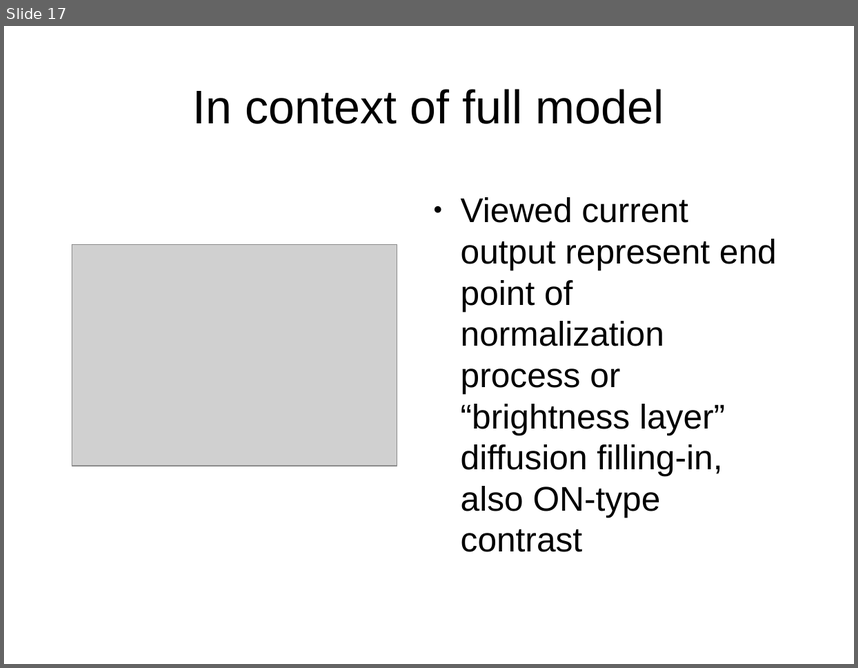
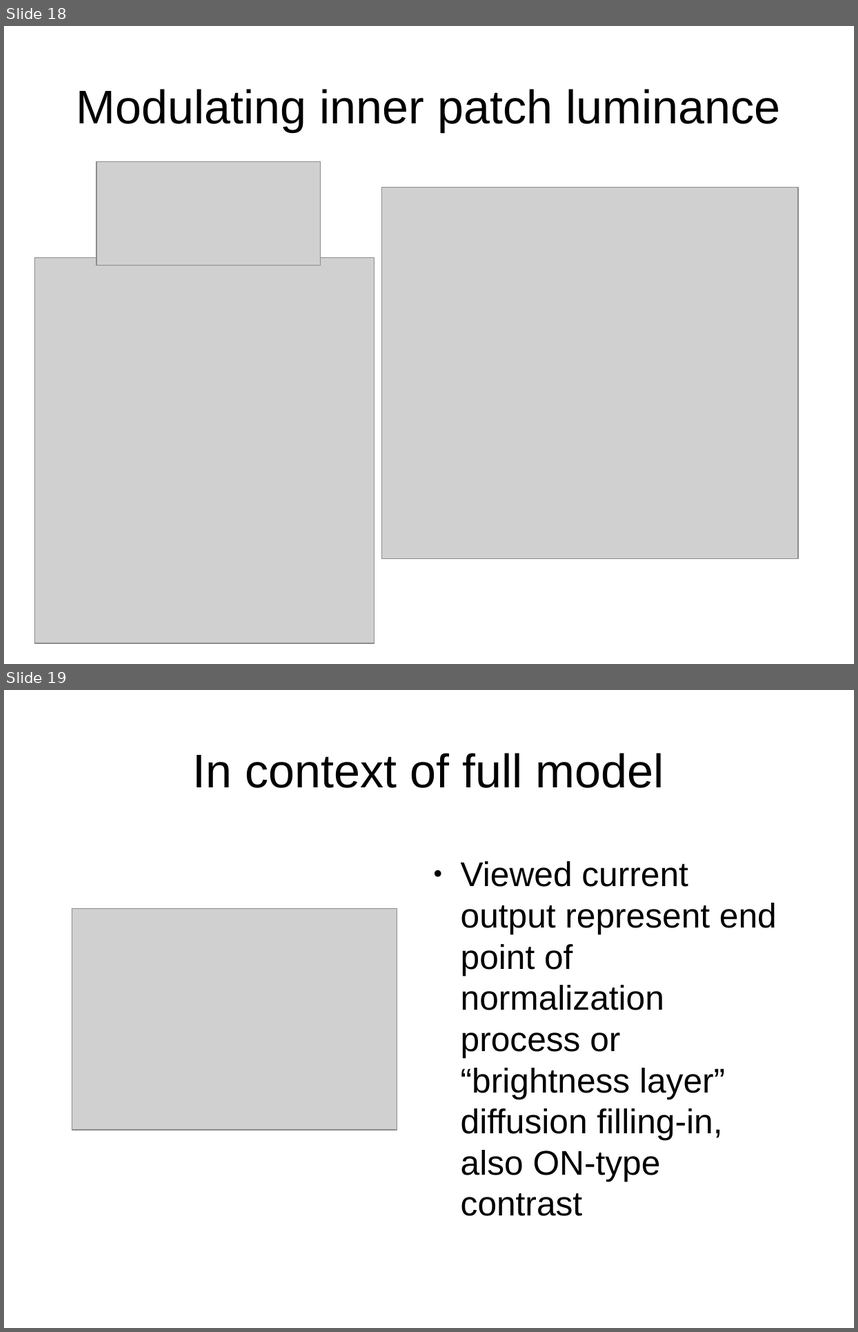
Before and after one commit to TUBvision/contAdapt_francis, a slide deck: Documents/Dynamic normalization model.odp. Shown one above the other, each under a label of ours: slide 17 before the commit, slides 18 and 19 after it. The pictures are 858x668 and 858x1332 pixels, drawn with LibreOffice and Linux fonts; fonts in the diff are those of the drawing; grey boxes stand for pictures. Boxes give left, top, right and bottom in pixels: in the first picture for what was removed or moved away, otherwise in the second. Text is boxed around its words. In the diff, an @@ line names an element or a change of style, - is before the commit and + after.

```diff
--- a/Documents/Dynamic normalization model.odp
+++ b/Documents/Dynamic normalization model.odp
@@ slide 18 added at (4, 26, 854, 664), background #FFFFFF @@
@@ title added at (76, 89, 780, 132), 44 pt, text #000000 @@
+Modulating inner patch luminance
@@ picture added at (96, 162, 320, 265) @@
@@ picture added at (382, 187, 799, 558) @@
@@ picture added at (35, 257, 375, 643) @@
@@ what was slide 17 is now slide 19 @@
```
Also in this commit, not shown: 8 slides changed, 1 other slide added, 55 other files.
